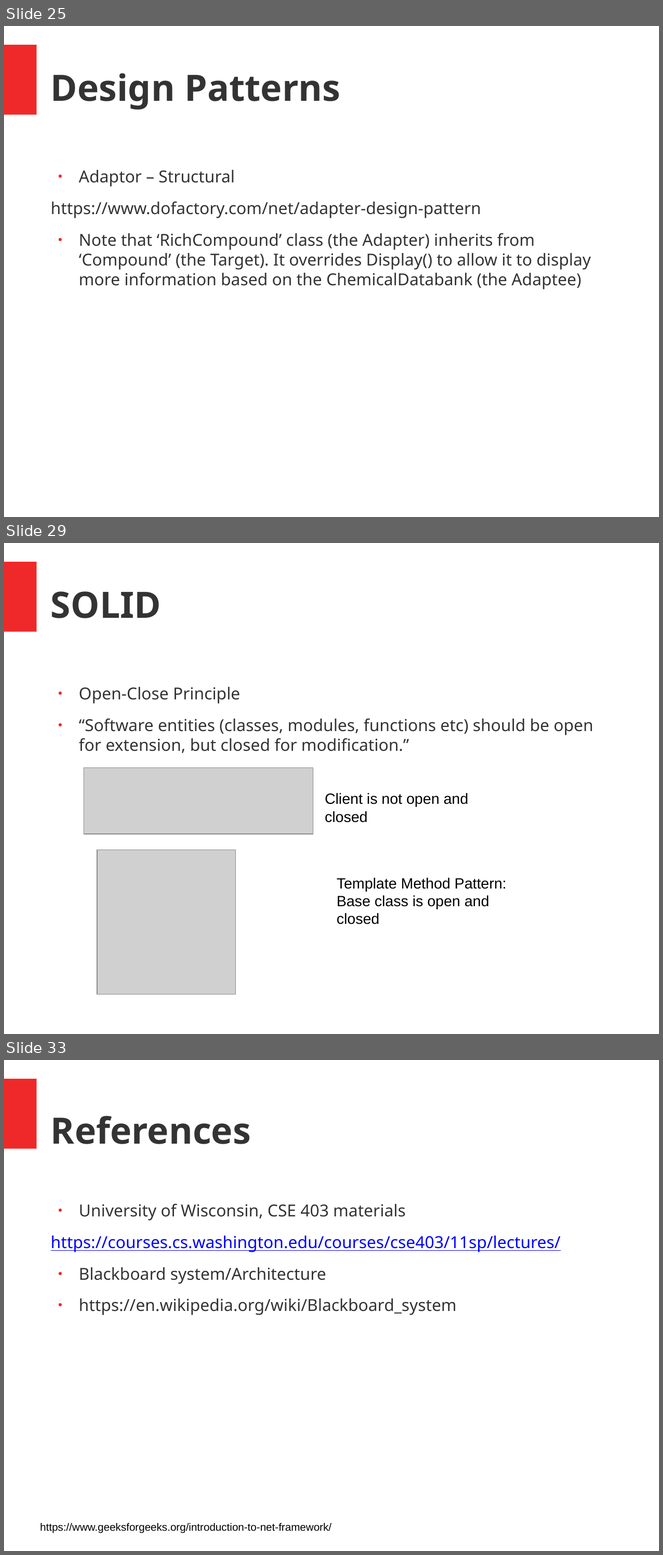
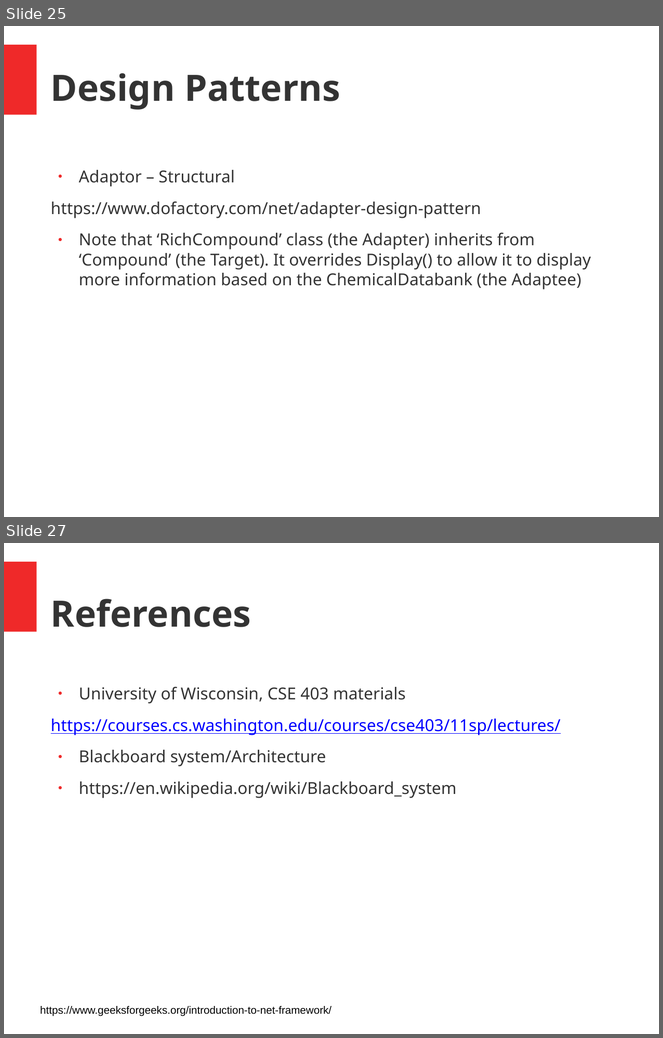
Before and after one commit to juschan/CSharp_ASPNET_Coaching, a slide deck: SE_Intro.pptx. Shown one above the other, each under a label of ours: slides 25, 29 and 33 before the commit, slides 25 and 27 after it; the slides between them are not shown. The pictures are 663x1555 and 663x1038 pixels, drawn with LibreOffice and Linux fonts; fonts in the diff are those of the drawing; grey boxes stand for pictures. Boxes give left, top, right and bottom in pixels: in the first picture for what was removed or moved away, otherwise in the second. Text is boxed around its words. In the diff, an @@ line names an element or a change of style, - is before the commit and + after.

```diff
--- a/SE_Intro.pptx
+++ b/SE_Intro.pptx
@@ slide 29 removed at (x1=4, y1=543, x2=659, y2=1034), background #FFFFFF; not listed: 1 template element that a slide beside it also shows @@
@@ text removed at (x1=51, y1=591, x2=161, y2=618) @@
-SOLID
@@ text removed at (x1=79, y1=687, x2=593, y2=753) @@
-● Open-Close Principle
-● “Software entities (classes, modules, functions etc) should be open for extension, but closed for modification.”
@@ picture removed at (x1=84, y1=768, x2=313, y2=834) @@
@@ text removed at (x1=325, y1=793, x2=469, y2=823) @@
-Client is not open and closed
@@ picture removed at (x1=98, y1=850, x2=236, y2=995) @@
@@ text removed at (x1=337, y1=878, x2=507, y2=925) @@
-Template Method Pattern:
-Base class is open and closed
@@ what was slide 33 is now slide 27 @@
```
Also in this commit, not shown: 2 slides changed, 5 other slides removed.
